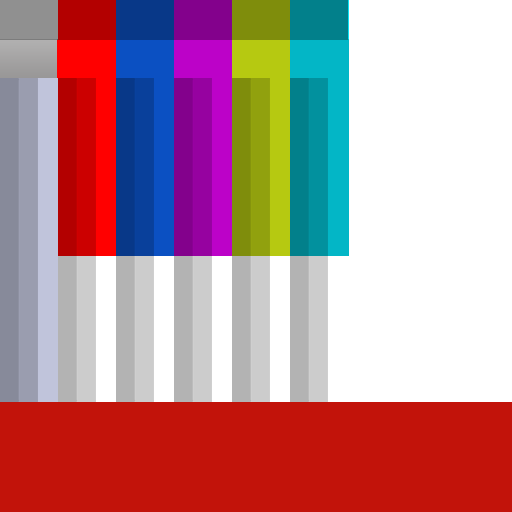
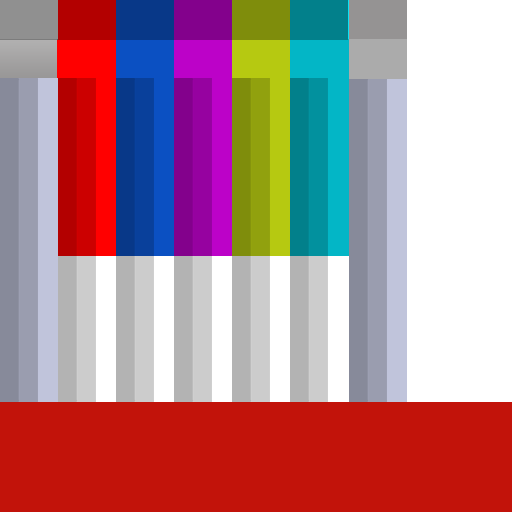
Before/after of a 512×512 layered artwork. What changed in the layer stack:
added layer "Layer 3" in group "Group 1" over (x1=349, y1=79, x2=407, y2=402)
added layer "Прямоугольник 4 копия 2 copy 2" in group "Group 1" over (x1=349, y1=0, x2=407, y2=39)
added layer "Прямоугольник 4 копия 2 copy" in group "Group 1" over (x1=349, y1=39, x2=407, y2=79)
